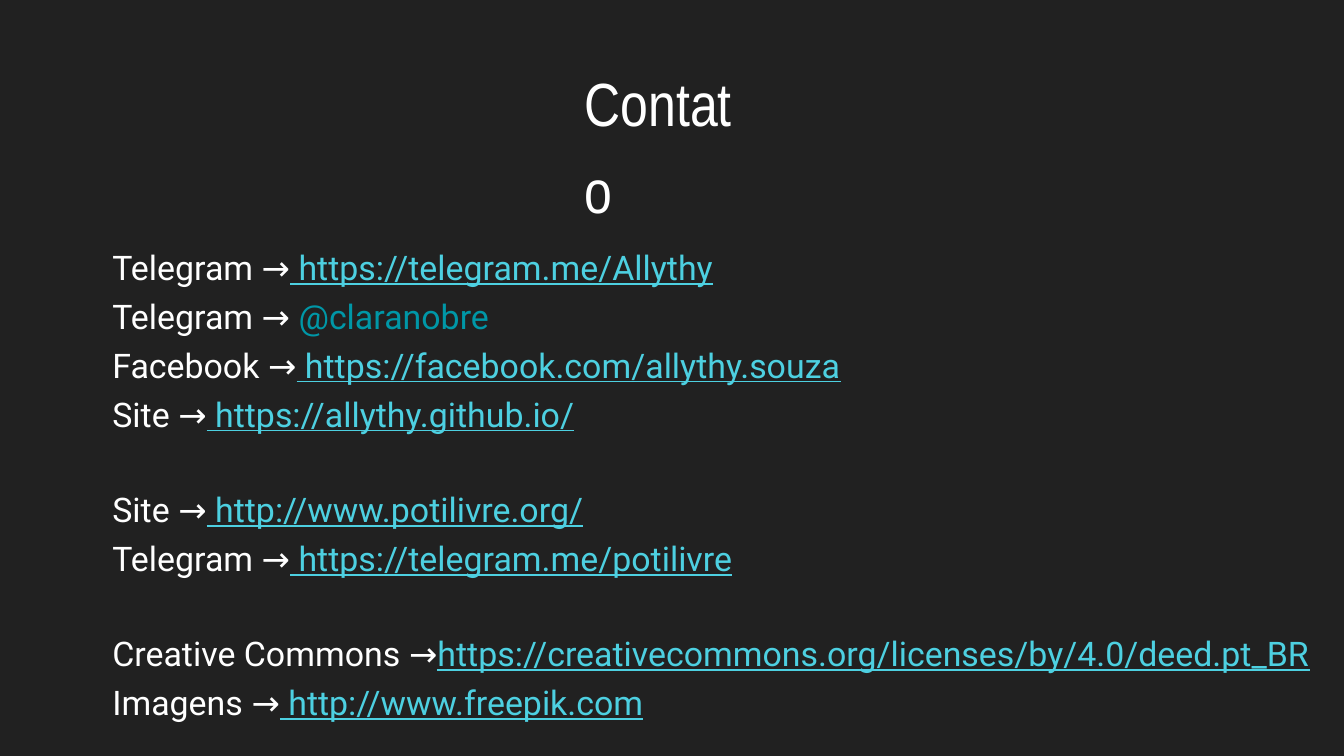
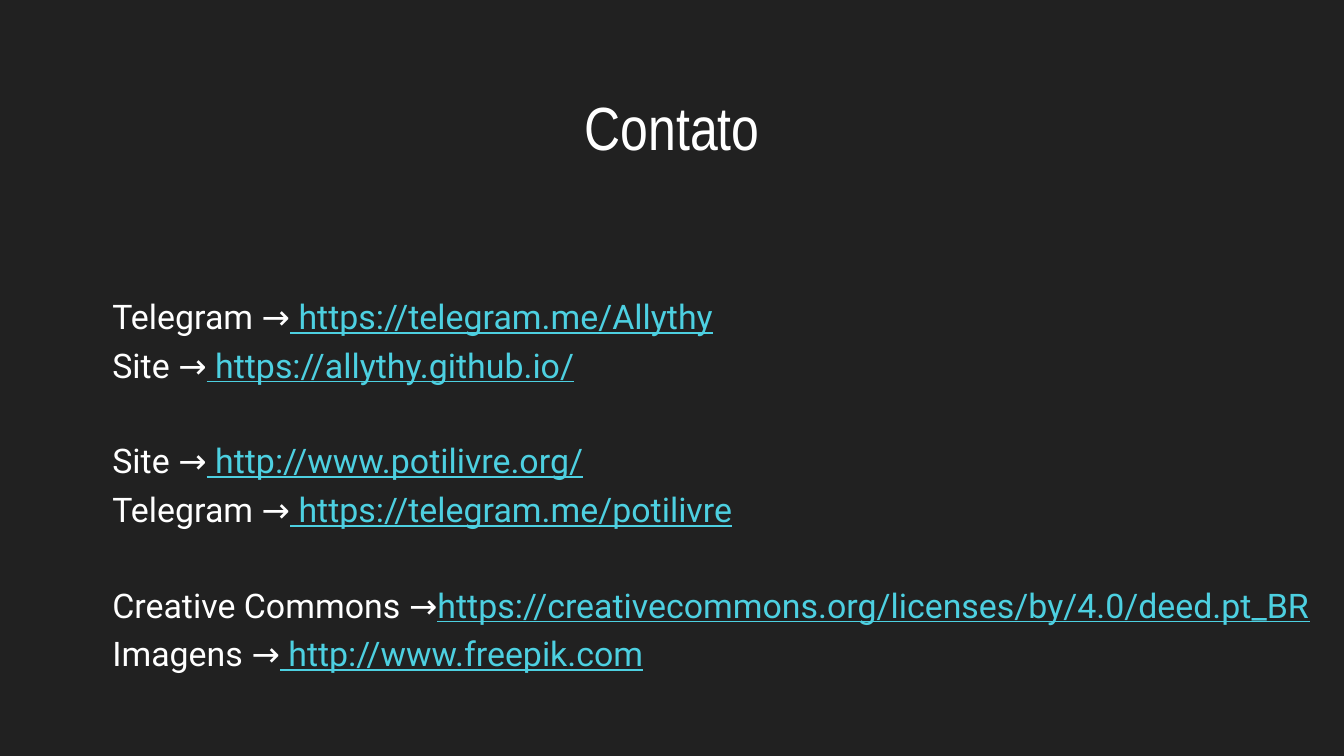
Before and after one commit to allythy/Palestras, a slide deck: slide 39 of Minicurso Do Terminal GNU-Linux ao Python/VI Workshop da Escola de Engenharias e TI.odp (slide 57 before the commit). Drawn at 1344x756 pixels with LibreOffice and Linux fonts; fonts in the diff are those of the drawing. Boxes give left, top, right and bottom in pixels: in the first picture for what was removed or moved away, otherwise in the second. Text is boxed around its words. In the diff, an @@ line names an element or a change of style, - is before the commit and + after.

```diff
--- a/Minicurso Do Terminal GNU-Linux ao Python/VI Workshop da Escola de Engenharias e TI.odp
+++ b/Minicurso Do Terminal GNU-Linux ao Python/VI Workshop da Escola de Engenharias e TI.odp
@@ text "Contato" rewrapped from (573,89,772,187) to (585,107,760,151) @@
@@ text at (112,303,840,385): paragraphs removed @@
-Telegram → @claranobre
-Facebook → https://facebook.com/allythy.souza
```
Also in this commit, not shown: 7 other slides changed, 1 slide added, 19 slides removed, 5 other files.
